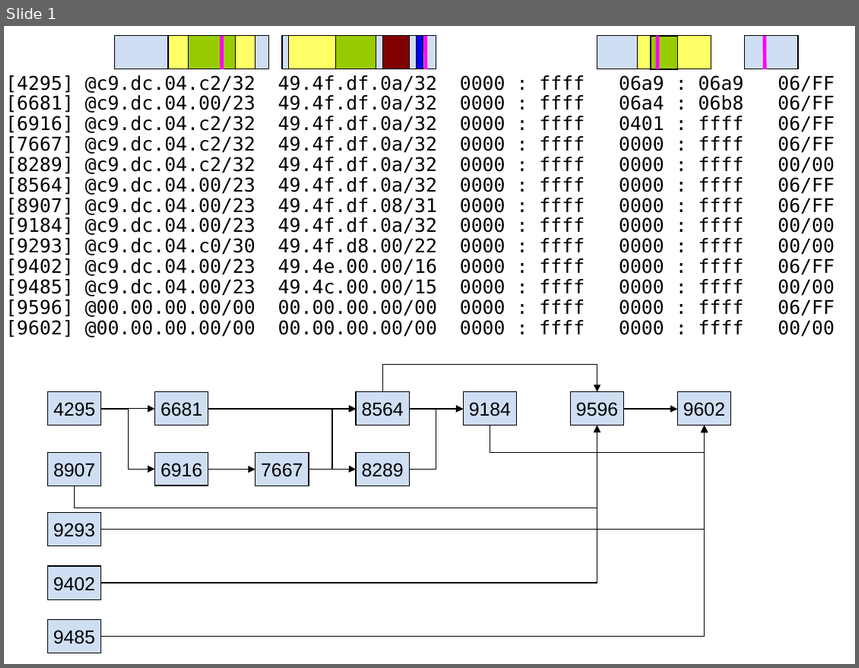
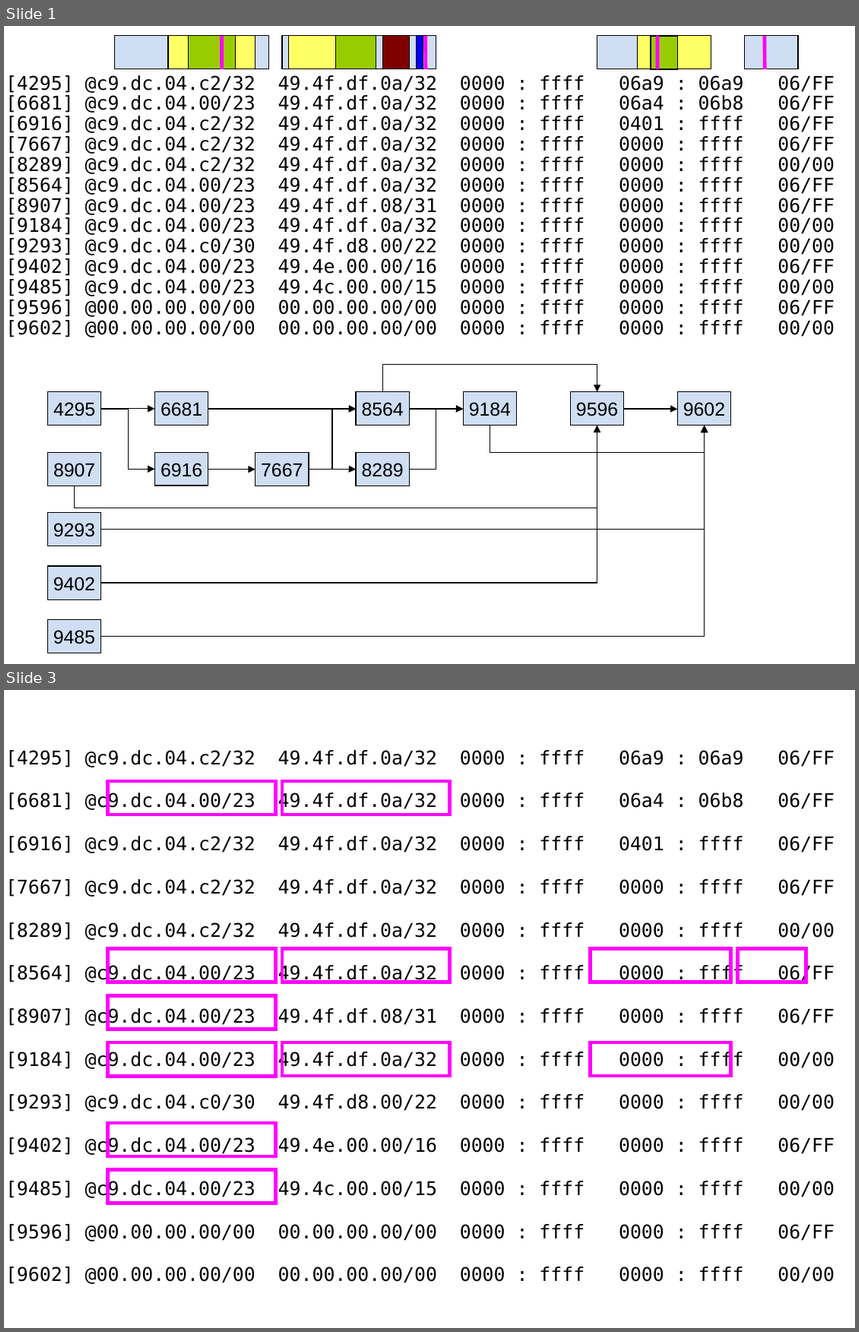
Before and after one commit to jeffli999/bitband, a slide deck: tough-cases.ppt. Shown one above the other, each under a label of ours: slide 1 before the commit, slides 1 and 3 after it; the slides between them are not shown. The pictures are 859x668 and 859x1332 pixels, drawn with LibreOffice and Linux fonts; fonts in the diff are those of the drawing. Boxes give left, top, right and bottom in pixels: in the first picture for what was removed or moved away, otherwise in the second. Text is boxed around its words. In the diff, an @@ line names an element or a change of style, - is before the commit and + after.

```diff
--- a/tough-cases.ppt
+++ b/tough-cases.ppt
@@ slide 3 added at (x1=4, y1=690, x2=855, y2=1328), background #FFFFFF @@
@@ text added at (x1=6, y1=750, x2=835, y2=1284), 16 pt, text #000000 @@
+[4295] @c9.dc.04.c2/32 49.4f.df.0a/32 0000 : ffff 06a9 : 06a9 06/FF
+[6681] @c9.dc.04.00/23 49.4f.df.0a/32 0000 : ffff 06a4 : 06b8 06/FF
+[6916] @c9.dc.04.c2/32 49.4f.df.0a/32 0000 : ffff 0401 : ffff 06/FF
+[7667] @c9.dc.04.c2/32 49.4f.df.0a/32 0000 : ffff 0000 : ffff 06/FF
+[8289] @c9.dc.04.c2/32 49.4f.df.0a/32 0000 : ffff 0000 : ffff 00/00
+[8564] @c9.dc.04.00/23 49.4f.df.0a/32 0000 : ffff 0000 : ffff 06/FF
+[8907] @c9.dc.04.00/23 49.4f.df.08/31 0000 : ffff 0000 : ffff 06/FF
+[9184] @c9.dc.04.00/23 49.4f.df.0a/32 0000 : ffff 0000 : ffff 00/00
+[9293] @c9.dc.04.c0/30 49.4f.d8.00/22 0000 : ffff 0000 : ffff 00/00
+[9402] @c9.dc.04.00/23 49.4e.00.00/16 0000 : ffff 0000 : ffff 06/FF
+[9485] @c9.dc.04.00/23 49.4c.00.00/15 0000 : ffff 0000 : ffff 00/00
+[9596] @00.00.00.00/00 00.00.00.00/00 0000 : ffff 0000 : ffff 06/FF
+[9602] @00.00.00.00/00 00.00.00.00/00 0000 : ffff 0000 : ffff 00/00
@@ rectangle added at (x1=108, y1=781, x2=275, y2=815), outline #FF00FF 3 pt @@
@@ rectangle added at (x1=282, y1=781, x2=450, y2=815), outline #FF00FF 3 pt @@
@@ rectangle added at (x1=108, y1=948, x2=275, y2=982), outline #FF00FF 3 pt @@
@@ rectangle added at (x1=282, y1=948, x2=450, y2=982), outline #FF00FF 3 pt @@
@@ rectangle added at (x1=591, y1=948, x2=731, y2=982), outline #FF00FF 3 pt @@
@@ rectangle added at (x1=737, y1=948, x2=806, y2=982), outline #FF00FF 3 pt @@
@@ rectangle added at (x1=108, y1=996, x2=275, y2=1029), outline #FF00FF 3 pt @@
@@ rectangle added at (x1=108, y1=1043, x2=275, y2=1075), outline #FF00FF 3 pt @@
@@ rectangle added at (x1=282, y1=1043, x2=450, y2=1075), outline #FF00FF 3 pt @@
@@ rectangle added at (x1=591, y1=1043, x2=731, y2=1075), outline #FF00FF 3 pt @@
@@ rectangle added at (x1=108, y1=1123, x2=275, y2=1157), outline #FF00FF 3 pt @@
@@ rectangle added at (x1=108, y1=1170, x2=275, y2=1203), outline #FF00FF 3 pt @@
```
Also in this commit, not shown: 1 other slide added, 2 other files.
